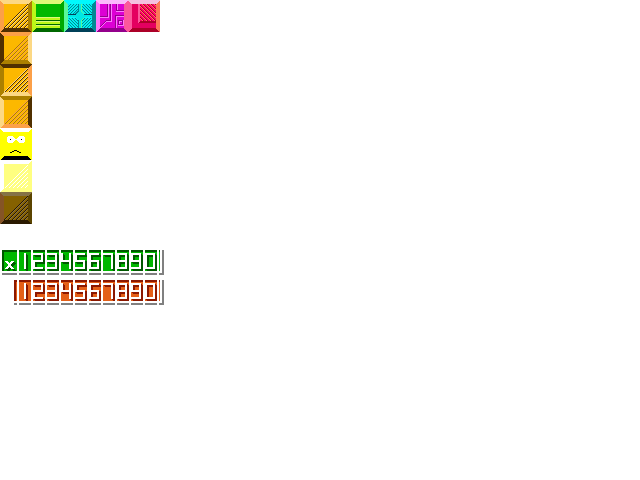
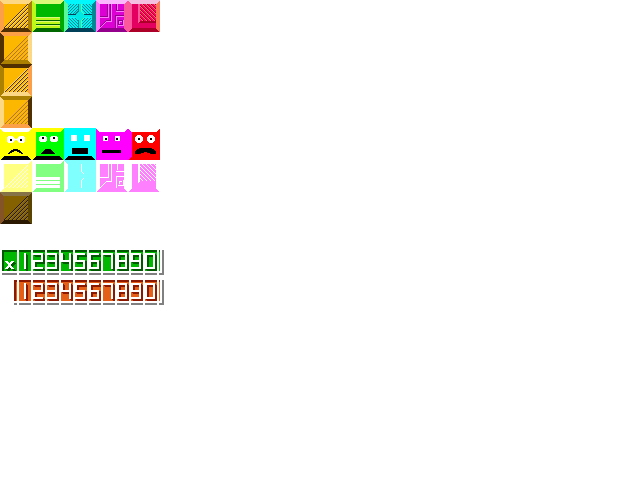
Layers edited between the first and the second 640×480 image:
added group "red_block" with 3 layers above "purple_block" over [128, 129, 160, 192]
added layer "red_light" in group "red_block" over [129, 164, 159, 192]
added layer "red_expl" in group "red_block" over [128, 129, 160, 160]
added group "purple_block" with 3 layers above "cyan_block" over [96, 129, 128, 192]
added layer "purple_light" in group "purple_block" over [97, 164, 127, 192]
added layer "purple_expl" in group "purple_block" over [96, 129, 128, 160]
added group "cyan_block" with 3 layers above "green_block" over [64, 128, 96, 192]
added layer "cyan_light" in group "cyan_block" over [64, 160, 96, 192]
added layer "cyan_expl" in group "cyan_block" over [64, 128, 96, 160]
added group "green_block" with 3 layers above "yellow_block" over [32, 128, 64, 192]
added layer "green_light" in group "green_block" over [33, 161, 64, 192]
added layer "green_expl" in group "green_block" over [32, 128, 64, 160]
painted on "yellow_expl" over [8, 139, 23, 154]
